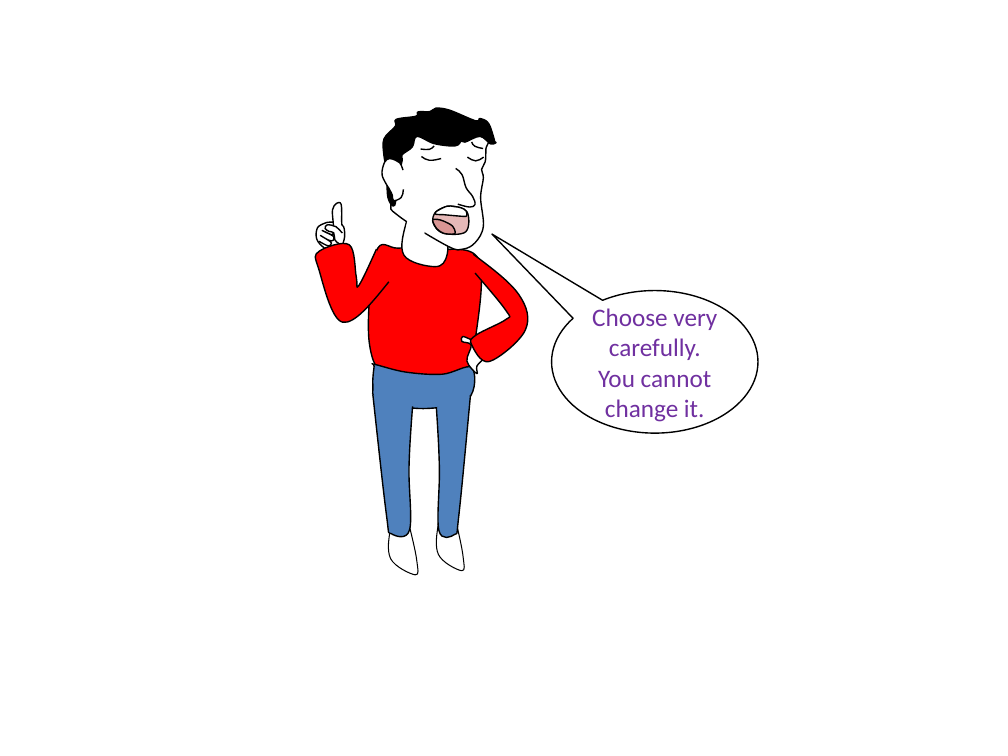
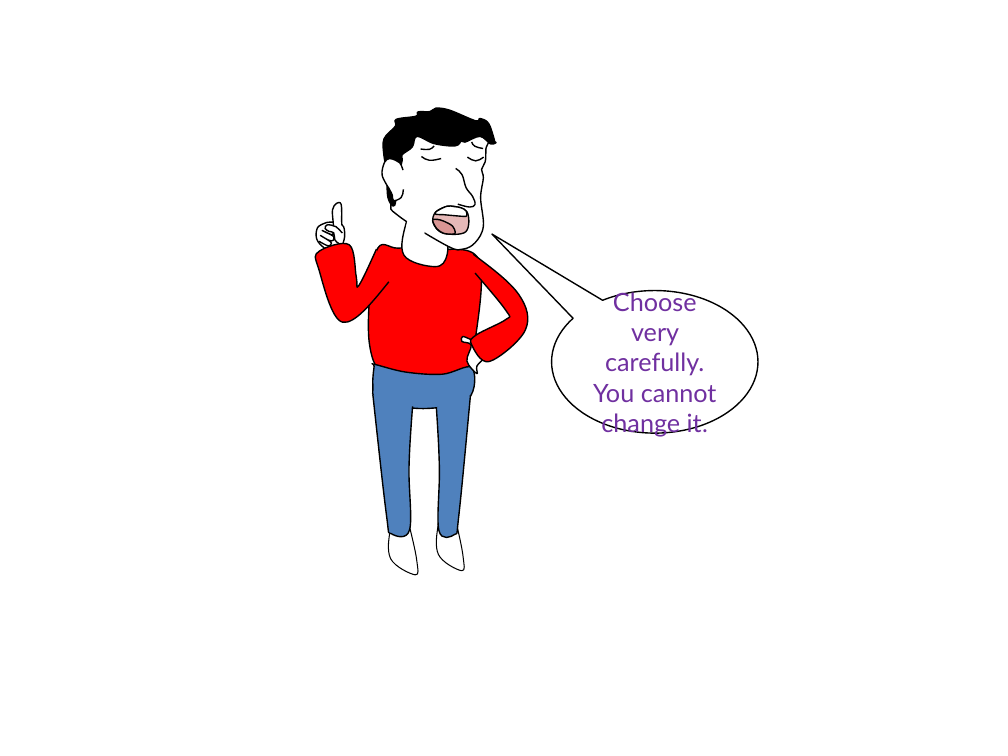
Before and after one commit to TeeNik/TeeAsk, a slide deck: slide 1 of workshop.pptx. Drawn at 1008x756 pixels with LibreOffice and Linux fonts; fonts in the diff are those of the drawing; background and template pictures are left out. Boxes give left, top, right and bottom in pixels: in the first picture for what was removed or moved away, otherwise in the second. Text is boxed around its words. In the diff, an @@ line names an element or a change of style, - is before the commit and + after.

```diff
--- a/workshop.pptx
+++ b/workshop.pptx
@@ speech bubble "Choose very carefully. You cannot ..." at box(551, 290, 758, 432): font Calibri to Lato @@
```
Also in this commit, not shown: 2 slides added, 3 other files.
